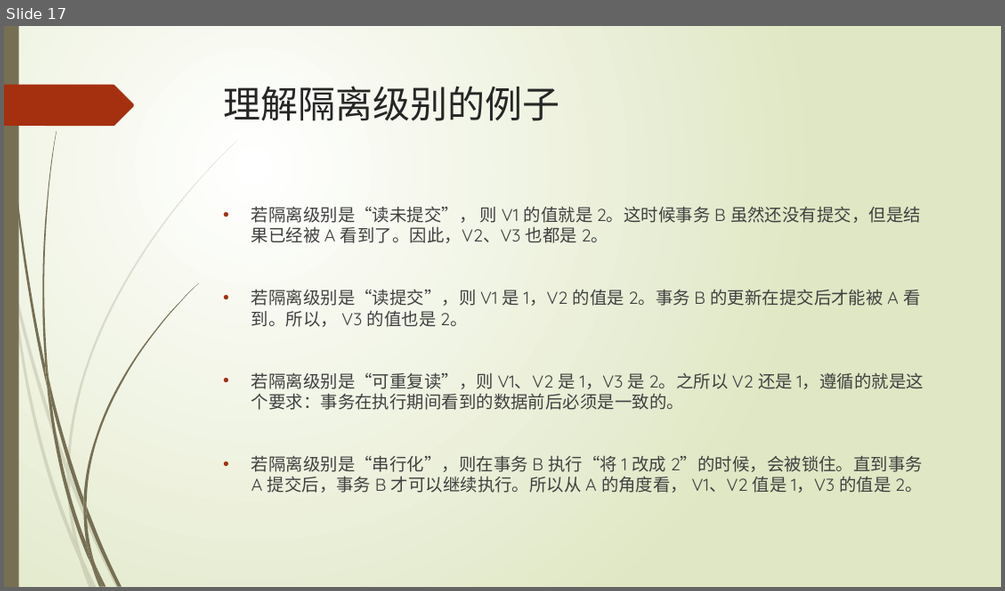
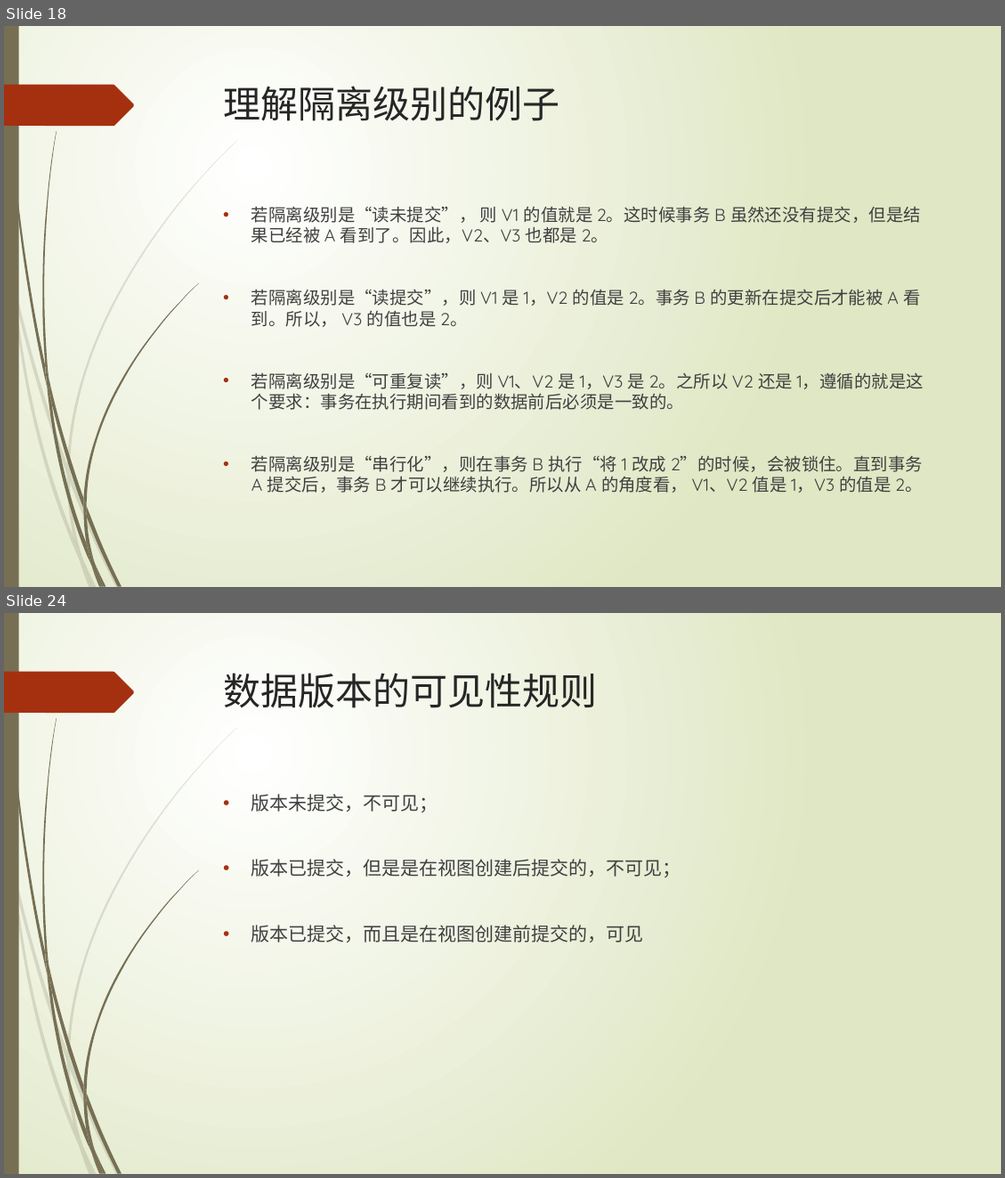
Before and after one commit to TopSpoofer/learning, a slide deck: mysql/mysql的事务实现.pptx. Shown one above the other, each under a label of ours: slide 17 before the commit, slides 18 and 24 after it; the slides between them are not shown. The pictures are 1005x591 and 1005x1178 pixels, drawn with LibreOffice and Linux fonts; fonts in the diff are those of the drawing. Boxes give left, top, right and bottom in pixels: in the first picture for what was removed or moved away, otherwise in the second. Text is boxed around its words. In the diff, an @@ line names an element or a change of style, - is before the commit and + after.

```diff
--- a/mysql/mysql的事务实现.pptx
+++ b/mysql/mysql的事务实现.pptx
@@ slide 24 added at box(4, 613, 1001, 1174), background gradient #FFFFFF to #DFE8C4; not listed: 24 template elements that a slide beside it also shows @@
@@ title added at box(224, 673, 598, 708), 36 pt, text #262626 @@
+数据版本的可见性规则
@@ text added at box(251, 794, 681, 942), 18 pt, text #404040 @@
+• 版本未提交，不可见；
+• 版本已提交，但是是在视图创建后提交的，不可见；
+• 版本已提交，而且是在视图创建前提交的，可见
@@ what was slide 17 is now slide 18 @@
```
Also in this commit, not shown: 21 other slides added, 1 slide removed, 1 other file.
